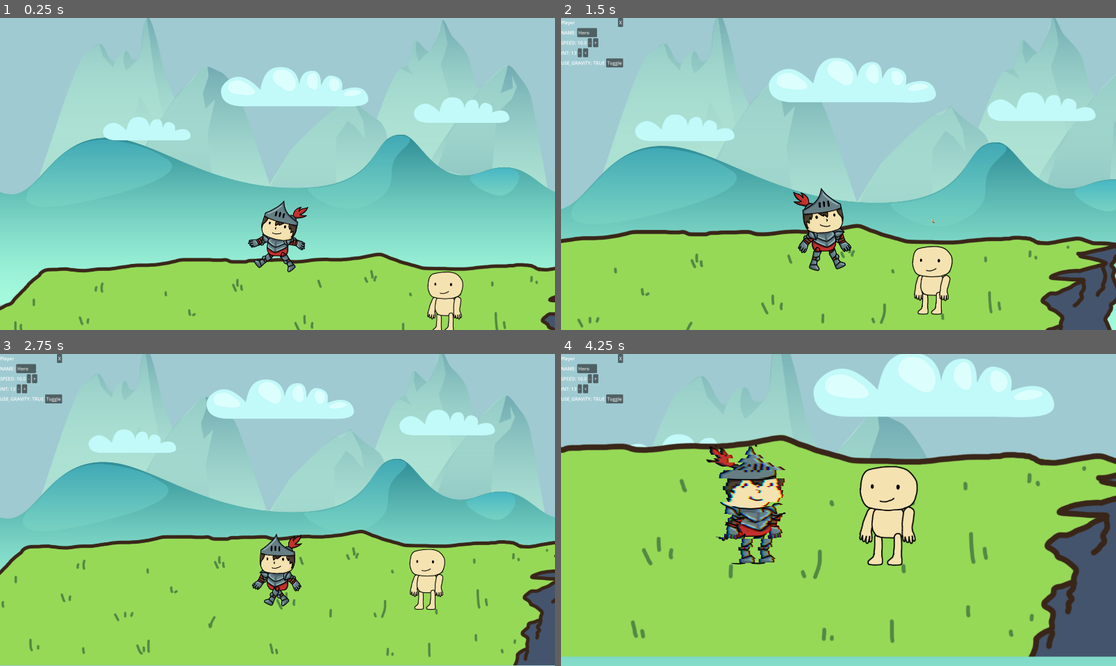
Above: before the commit, frames 1-4 (two rows, left to right).
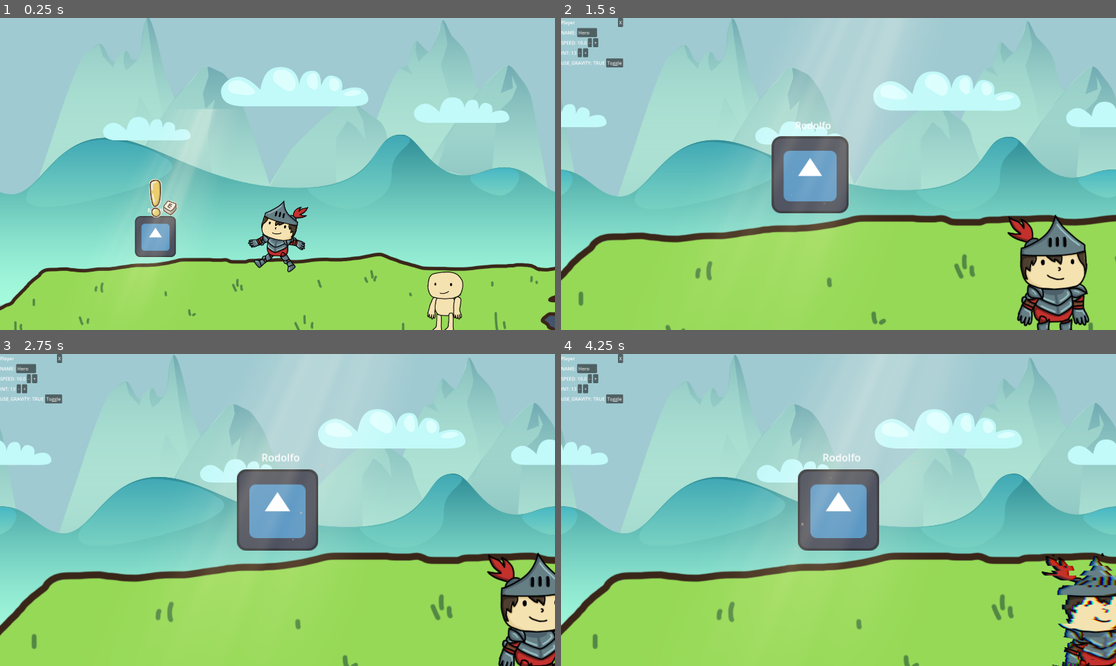
Above: after the commit, the same moments.

Repository: Caslus/cronicas-de-bugdonia
Game: Godot game, scene res://Scenes/poc.tscn
Same seed, same stepped clock (60 frames per second), same inputs: the game is played once before the commit and once after it. The engine's default icon, where the game draws it, is replaced by a stand-in: a white triangle on a blue panel in a dark square.
Inputs (mouse positions are in pixels of both pictures, inside the frame that each line leads up to):
- Up to frame 1 (0.25 s): no input
- Up to frame 2 (1.5 s): move the mouse to (838, 242) at 0.52 s; hold D (ui_right) from 0.53 s (still down); tap E (interact) at 0.6, 1.35 s; click (838, 242) at 0.67 s; tap Space at 0.77 s; move the mouse to (727, 189) at 1.27 s
- Up to frame 3 (2.75 s): tap Space at 1.52 s; move the mouse to (333, 441) at 2.02 s; release D (ui_right) at 2.03 s; hold A (ui_left) from 2.03 s (still down); hold Shift from 2.03 s (still down); tap E (interact) at 2.3 s
- Up to frame 4 (4.25 s): move the mouse to (810, 572) at 2.77 s; release A (ui_left) at 2.78 s; release Shift at 2.78 s; hold D (ui_right) from 2.78 s (still down); tap Ctrl at 2.85 s; click (810, 572) at 2.92 s; tap Space at 3.02, 3.77 s; tap E (interact) at 3.05, 3.6 s; move the mouse to (1005, 556) at 3.52 s

The runs differ from the first frame. In frame 1, 2.8% of the frame differs, in the area x 23-39%, y 29-80%; in frame 2, 32%; in frame 3, 35%; in frame 4, 58%, in the area x 0-100%, y 0-100%.

Commit message:
feat: npc dialog

Diff:
--- a/Scenes/Entity/NPC.tscn
+++ b/Scenes/Entity/NPC.tscn
@@ -7,8 +7,16 @@
 [node name="NPC" instance=ExtResource("1_p8qbs")]
 script = ExtResource("2_n0dth")
 metadata/objectName = "NPC"
+metadata/InteractionType = "Dialog"
 
 [node name="CollisionShape2D" parent="." index="1"]
 visible = false
 
 [node name="Interactable" parent="." index="5" instance=ExtResource("2_v2mxl")]
+
+[node name="Dialog" type="VBoxContainer" parent="." index="6"]
+z_index = 100
+offset_left = 80.0
+offset_top = -35.0
+offset_right = 120.0
+offset_bottom = 5.0
--- a/Scenes/poc.tscn
+++ b/Scenes/poc.tscn
@@ -8,9 +8,11 @@
 [ext_resource type="Script" uid="uid://r5pp0sf067jp" path="res://Scripts/square.gd" id="7_m1u6v"]
 [ext_resource type="Shader" uid="uid://dg1ggw3ohp80e" path="res://Shaders/godray.gdshader" id="8_pxbtr"]
 [ext_resource type="Script" uid="uid://bdd460m5b8pte" path="res://Scripts/selected_manager.gd" id="9_kt8cb"]
+[ext_resource type="PackedScene" uid="uid://cakt5wbo6p32p" path="res://Scenes/Utils/interactable.tscn" id="12_kt8cb"]
 [ext_resource type="PackedScene" uid="uid://dcbc26gk3t6db" path="res://Scenes/Entity/NPC.tscn" id="14_j81f7"]
 [ext_resource type="Script" uid="uid://cgj3geefma26i" path="res://Scripts/InteractionManager.gd" id="14_m1u6v"]
 [ext_resource type="PackedScene" uid="uid://cherfw86xm8pm" path="res://Scenes/Entity/Player.tscn" id="15_m1u6v"]
+[ext_resource type="Script" uid="uid://7hud6wwm12en" path="res://Scripts/DialogManager.gd" id="15_pxbtr"]
 [ext_resource type="Script" uid="uid://dyprl6i7cqri1" path="res://Scripts/Cloud.gd" id="17_pddq8"]
 [ext_resource type="Texture2D" uid="uid://b1a5s6wpjybfe" path="res://Assets/test/layer04_Clouds.png" id="20_7wpht"]
 [ext_resource type="Texture2D" uid="uid://5npcpxhyx184" path="res://Assets/test/layer05_Hills.png" id="20_t30v0"]
@@ -92,6 +94,7 @@
 
 [node name="ParallaxBackground" type="ParallaxBackground" parent="."]
 scroll_base_offset = Vector2(-960, -540)
+scroll_ignore_camera_zoom = true
 
 [node name="Clouds" type="ParallaxLayer" parent="ParallaxBackground"]
 z_index = -2
@@ -139,8 +142,7 @@
 shape = SubResource("RectangleShape2D_ujg4g")
 
 [node name="Square" type="Area2D" parent="."]
-visible = false
-position = Vector2(-219.5, -519)
+position = Vector2(-669, -202)
 scale = Vector2(1.10625, 1.10625)
 script = ExtResource("7_m1u6v")
 
@@ -193,6 +195,8 @@
 color_ramp = SubResource("Gradient_35a4y")
 anim_speed_max = 109.0
 
+[node name="Interactable" parent="Square" instance=ExtResource("12_kt8cb")]
+
 [node name="Player" parent="." instance=ExtResource("15_m1u6v")]
 z_index = 10
 position = Vector2(-247, -299)
@@ -203,5 +207,8 @@
 [node name="InteractionManager" type="Node" parent="Player"]
 script = ExtResource("14_m1u6v")
 
+[node name="DialogManager" type="Node" parent="Player"]
+script = ExtResource("15_pxbtr")
+
 [node name="NPC" parent="." instance=ExtResource("14_j81f7")]
 position = Vector2(334, -35)
--- /dev/null
+++ b/Scripts/DialogManager.gd
@@ -0,0 +1,74 @@
+extends Node
+
+@onready var interactionManager: Node = get_node("../InteractionManager")
+
+var npc = null
+var dialog = null
+
+signal end_dialog()
+
+func setName():
+	if npc == null: return
+	var nameLabel = Label.new()
+	nameLabel.name = "Name"
+	nameLabel.text = npc.get_meta("objectName")
+	npc.get_node("Dialog").add_child(nameLabel)
+
+
+func setText(text):
+	if npc == null: return
+	var dialogText = Label.new()
+	dialogText.name = "Bubble"
+	dialogText.text = text
+	dialogText.size = Vector2(200, 100)
+	npc.get_node("Dialog").add_child(dialogText)
+
+func clearDialog():
+	if npc == null: return
+	var dialogNode = npc.get_node("Dialog")
+	for child in dialogNode.get_children():
+		child.queue_free()
+
+func nextDialog(id):
+	if npc == null: return
+	clearDialog()
+	if id == null:
+		endDialog()
+		return
+	setName()
+	setText(npc.dialog[id]["text"])
+	if dialog[id].has("options"):
+		createOptions(npc.dialog[id]["options"])
+
+func createOptions(options):
+	if npc == null: return
+	var optionsContainer: VBoxContainer = VBoxContainer.new()
+	optionsContainer.name = "OptionsContainer"
+	npc.get_node("Dialog").add_child(optionsContainer)
+
+	for i in range(options.size()):
+		var option = options[i]
+		var optionButton = Button.new()
+		optionButton.text = option["text"]
+		optionButton.connect("pressed", Callable(self, "nextDialog").bind(option["next"]))
+		optionsContainer.add_child(optionButton)
+
+	if options.size() == 0:
+		var option = {"text": "[End]", "next": null}
+		var optionButton = Button.new()
+		optionButton.text = option["text"]
+		optionButton.connect("pressed", Callable(self, "nextDialog").bind(option["next"]))
+		optionsContainer.add_child(optionButton)
+
+
+func startDialog(npcRef, dialogRef):
+	npc = npcRef
+	dialog = dialogRef
+	nextDialog("1")
+
+func endDialog():
+	emit_signal("end_dialog")
+	npc = null
+
+func _ready():
+	interactionManager.connect("start_dialog", Callable(self, "startDialog"))
--- a/Scripts/InteractionManager.gd
+++ b/Scripts/InteractionManager.gd
@@ -1,6 +1,7 @@
 extends Node
 
 @onready var player: CharacterBody2D = get_parent()
+@onready var dialogManager: Node = get_node("../DialogManager")
 @onready var camera: Camera2D = player.get_node("Camera2D")
 @onready var originalCameraZoom: Vector2 = camera.zoom
 @onready var originalCameraOffset: Vector2 = camera.offset
@@ -10,6 +11,8 @@
 
 var interactable: Node2D = null
 var interacting: bool = false
+
+signal start_dialog(npc, dialog)
 
 func set_interactable(node: Node2D):
 	interactable = node
@@ -27,7 +30,6 @@
 	var tweenOffset = create_tween()
 	tweenOffset.set_ease(Tween.EASE_IN_OUT)
 	tweenOffset.tween_property(camera, "offset", Vector2(0, 0), zoomSpeed)
-
 
 func cameraZoomOut():
 	var tweenZoom = create_tween()
@@ -53,7 +55,8 @@
 	interactable.get_node("Interactable").set("enableExclamation", false)
 	player.set("CAN_MOVE", false)
 	cameraZoomIn()
-	print(interactable.get("dialog")["1"]["text"])
+	if interactable.get_meta("InteractionType") == "Dialog":
+		emit_signal("start_dialog", interactable, interactable.get("dialog"))
 	pass
 
 func end_interaction():
@@ -72,6 +75,7 @@
 	set_interactable(node)
 
 func _ready():
+	dialogManager.connect("end_dialog", Callable(self, "end_interaction"))
 	connectToInteractables()
 	pass
 
@@ -79,6 +83,4 @@
 	if Input.is_action_just_pressed("interact"):
 		if interactable != null and not interacting:
 			start_interaction()
-		elif interacting:
-			end_interaction()
 	pass
Not shown: 1 places in Scenes/poc.tscn that only renumber resources
Not shown, added: Scripts/DialogManager.gd.uid
